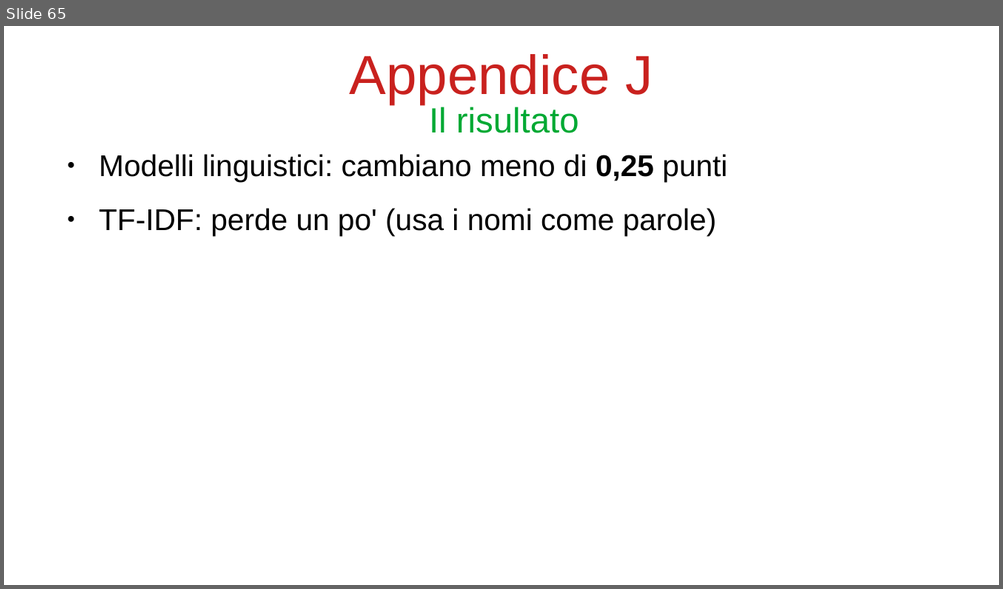
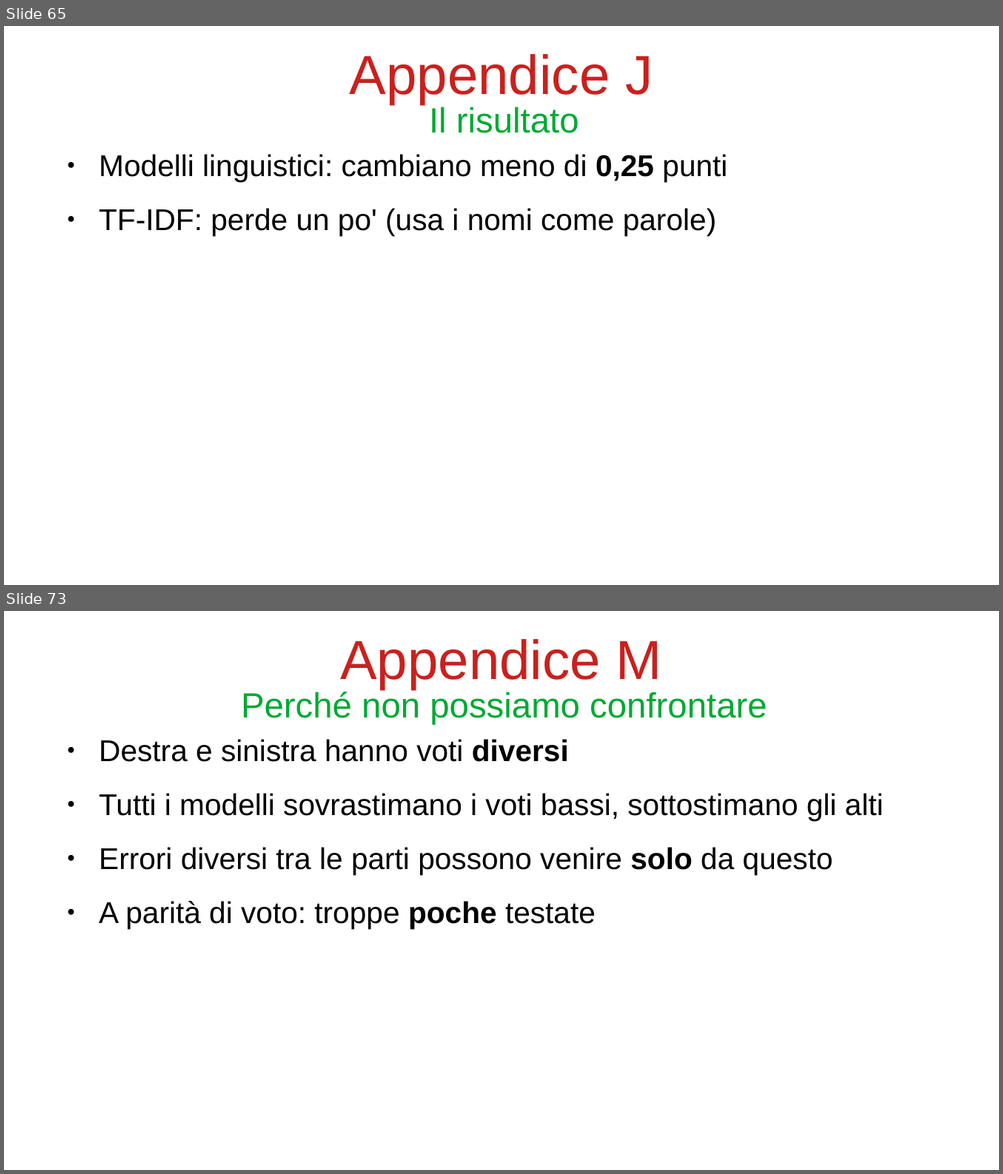
Before and after one commit to bianchi-john/PublisherClassification, a slide deck: Presentazioni/Paper rivista/PaperRivista.odp. Shown one above the other, each under a label of ours: slide 65 before the commit, slides 65 and 73 after it; the slides between them are not shown. The pictures are 1003x589 and 1003x1174 pixels, drawn with LibreOffice and Linux fonts; fonts in the diff are those of the drawing. Boxes give left, top, right and bottom in pixels: in the first picture for what was removed or moved away, otherwise in the second. Text is boxed around its words. In the diff, an @@ line names an element or a change of style, - is before the commit and + after.

```diff
--- a/Presentazioni/Paper rivista/PaperRivista.odp
+++ b/Presentazioni/Paper rivista/PaperRivista.odp
@@ slide 73 added at box(4, 611, 999, 1170), background #FFFFFF @@
@@ title added at box(340, 639, 662, 689), 44 pt, text #C9211E @@
+Appendice M
@@ title added at box(241, 690, 767, 725), 28 pt, text #00A933 @@
+Perché non possiamo confrontare
@@ text added at box(99, 739, 883, 928), 24 pt, text #000000 @@
+● Destra e sinistra hanno voti diversi
+● Tutti i modelli sovrastimano i voti bassi, sottostimano gli alti
+● Errori diversi tra le parti possono venire solo da questo
+● A parità di voto: troppe poche testate
```
Also in this commit, not shown: 11 slides changed, 10 other slides added, 5 slides removed, 36 other files.
